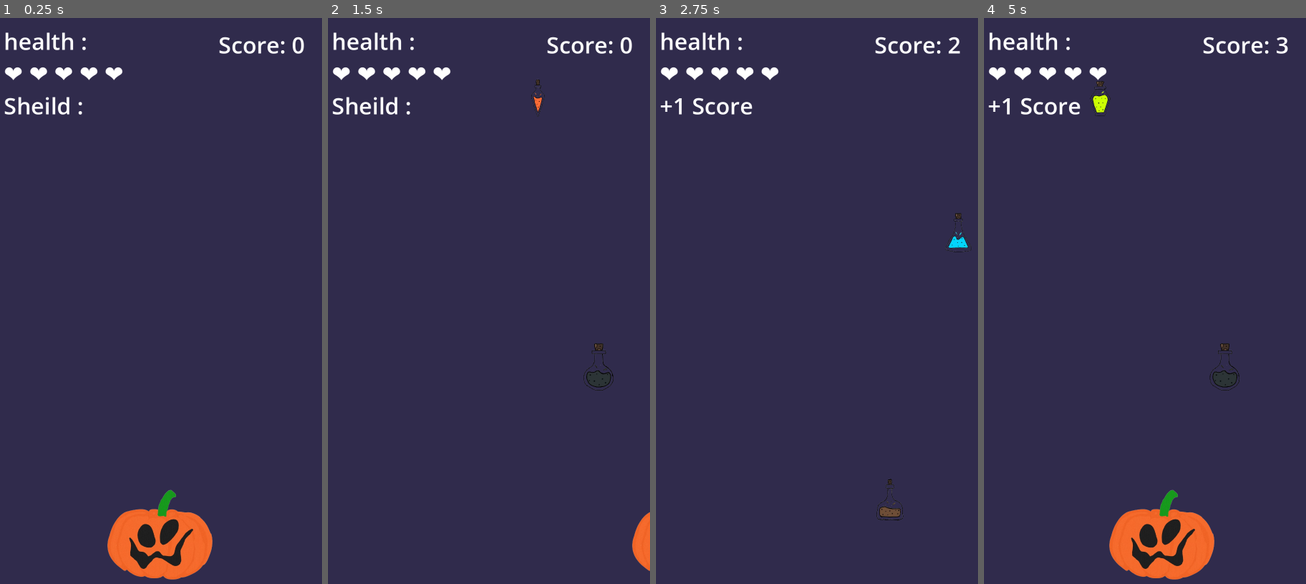
Above: before the commit, frames 1-4 (left to right).
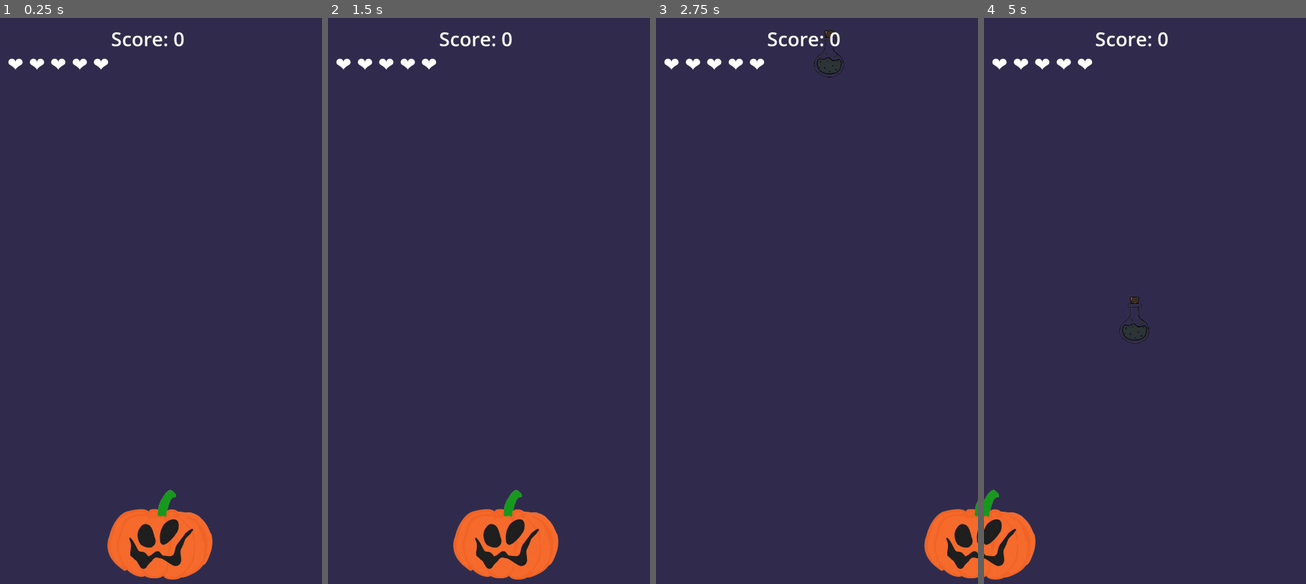
Above: after the commit, the same moments.

Repository: DruvanKarthik/Mr_Pumpkin
Game: Godot game, scene res://Scenes/background.tscn
Same seed, same stepped clock (60 frames per second), same inputs: the game is played once before the commit and once after it.
Inputs:
- Up to frame 1 (0.25 s): no input
- Up to frame 2 (1.5 s): tap Enter at 0.5 s; hold Right (ui_right) 0.53-1.28 s; hold Left (ui_left) from 1.28 s (still down)
- Up to frame 3 (2.75 s): release Left (ui_left) at 2.03 s; hold Right (ui_right) from 2.03 s (still down)
- Up to frame 4 (5 s): release Right (ui_right) at 3.53 s; hold Left (ui_left) from 3.53 s (still down)

The runs differ from the first frame. In frame 1, 1.9% of the frame differs, in the area x 1-95%, y 2-18%; in frame 2, 5.9%; in frame 3, 4.0%; in frame 4, 7.5%, in the area x 0-95%, y 2-100%.

Commit message:
The new scenes for potions is added and teh logic of each potion fuctionality is written down

Diff:
--- a/new-game-project/Scenes/Player.tscn
+++ b/new-game-project/Scenes/Player.tscn
@@ -7,6 +7,7 @@
 
 [sub_resource type="CapsuleShape2D" id="CapsuleShape2D_kyqiw"]
 radius = 11.0
+height = 32.0
 
 [node name="Player" type="CharacterBody2D"]
 script = ExtResource("1_kyqiw")
--- a/new-game-project/Scenes/background.tscn
+++ b/new-game-project/Scenes/background.tscn
@@ -17,40 +17,34 @@
 position = Vector2(45, 146)
 
 [node name="Timer" type="Timer" parent="."]
-wait_time = 0.5
+wait_time = 2.0
 autostart = true
 
-[node name="ScoreLabel" type="Label" parent="."]
-offset_left = 61.0
-offset_top = 3.0
-offset_right = 126.0
-offset_bottom = 26.0
-scale = Vector2(0.4, 0.4)
+[node name="CanvasLayer" type="CanvasLayer" parent="."]
+
+[node name="ScoreLabel" type="Label" parent="CanvasLayer"]
+offset_left = 31.0
+offset_top = 2.0
+offset_right = 92.0
+offset_bottom = 25.0
+scale = Vector2(0.34, 0.34)
 text = "Score: 0"
 label_settings = SubResource("LabelSettings_pojwb")
 
-[node name="HealthLabel" type="Label" parent="."]
-offset_left = 1.0
-offset_top = 2.0
-offset_right = 60.0
-offset_bottom = 25.0
-scale = Vector2(0.4, 0.4)
-text = "health :"
+[node name="LivesLabel" type="Label" parent="CanvasLayer"]
+offset_left = 2.0
+offset_top = 9.0
+offset_right = 46.0
+offset_bottom = 32.0
+scale = Vector2(0.34, 0.34)
+text = "Lives:"
 
-[node name="LivesLabel" type="Label" parent="."]
-offset_left = 1.0
-offset_top = 11.0
-offset_right = 58.0
-offset_bottom = 34.0
-scale = Vector2(0.4, 0.4)
-text = "Lives: 5"
-
-[node name="ShieldLabel" type="Label" parent="."]
-offset_left = 1.0
-offset_top = 20.0
-offset_right = 49.0
-offset_bottom = 43.0
-scale = Vector2(0.4, 0.4)
+[node name="ShieldTimerLabel" type="Label" parent="CanvasLayer"]
+offset_left = 32.0
+offset_top = 18.0
+offset_right = 92.0
+offset_bottom = 41.0
+scale = Vector2(0.34, 0.34)
 text = "Sheild : "
 
 [connection signal="potion_collected" from="Player" to="." method="_on_player_potion_collected"]
--- a/new-game-project/Scenes/potion_brown.tscn
+++ b/new-game-project/Scenes/potion_brown.tscn
@@ -9,6 +9,7 @@
 
 [node name="potion" type="Area2D" groups=["potion"]]
 script = ExtResource("1_y2xka")
+potion_type = "brown"
 
 [node name="1000127578-removebg-preview" type="Sprite2D" parent="."]
 position = Vector2(-1.78814e-07, -0.5)
--- a/new-game-project/Scenes/potion_dark_green.tscn
+++ b/new-game-project/Scenes/potion_dark_green.tscn
@@ -9,6 +9,7 @@
 
 [node name="potion" type="Area2D" groups=["potion"]]
 script = ExtResource("1_35h55")
+potion_type = "dark_green"
 
 [node name="1000127577-removebg-preview" type="Sprite2D" parent="."]
 position = Vector2(-2.26498e-06, 2.38419e-07)
--- a/new-game-project/Scenes/potion_green.tscn
+++ b/new-game-project/Scenes/potion_green.tscn
@@ -9,6 +9,7 @@
 
 [node name="potion" type="Area2D" groups=["potion"]]
 script = ExtResource("1_17bru")
+potion_type = "green"
 
 [node name="1000127571-removebg-preview" type="Sprite2D" parent="."]
 scale = Vector2(0.024, 0.024)
--- a/new-game-project/Scenes/potion_light_blue.tscn
+++ b/new-game-project/Scenes/potion_light_blue.tscn
@@ -9,6 +9,7 @@
 
 [node name="potion" type="Area2D" groups=["potion"]]
 script = ExtResource("1_jfaix")
+potion_type = "light_blue"
 
 [node name="1000127575-removebg-preview" type="Sprite2D" parent="."]
 scale = Vector2(0.025, 0.025)
--- a/new-game-project/Scenes/potion_orange.tscn
+++ b/new-game-project/Scenes/potion_orange.tscn
@@ -9,6 +9,7 @@
 
 [node name="potion" type="Area2D" groups=["potion"]]
 script = ExtResource("1_rfmd3")
+potion_type = "orange"
 
 [node name="1000127577-removebg-preview" type="Sprite2D" parent="."]
 position = Vector2(-2.26498e-06, 2.38419e-07)
--- a/new-game-project/Scenes/potion_purple.tscn
+++ b/new-game-project/Scenes/potion_purple.tscn
@@ -9,6 +9,7 @@
 
 [node name="potion" type="Area2D" groups=["potion"]]
 script = ExtResource("1_risu2")
+potion_type = "purple"
 
 [node name="1000127577-removebg-preview" type="Sprite2D" parent="."]
 position = Vector2(-2.26498e-06, 2.38419e-07)
--- a/new-game-project/Scenes/potion_red.tscn
+++ b/new-game-project/Scenes/potion_red.tscn
@@ -9,6 +9,7 @@
 
 [node name="potion" type="Area2D" groups=["potion"]]
 script = ExtResource("1_3b70j")
+potion_type = "red"
 
 [node name="1000127577-removebg-preview" type="Sprite2D" parent="."]
 position = Vector2(-2.26498e-06, 2.38419e-07)
--- a/new-game-project/Scripts/background.gd
+++ b/new-game-project/Scripts/background.gd
@@ -1,6 +1,5 @@
 extends Node2D
 
-# preload all 8 potion scenes
 var potion_scenes = {
 	"black":      preload("res://Scenes/potion_black.tscn"),
 	"green":      preload("res://Scenes/potion_green.tscn"),
@@ -16,62 +15,116 @@
 
 var score = 0
 var lives = 5
+var shield_countdown = 0.0
+var shield_active = false
 
-@onready var score_label = $ScoreLabel
-@onready var lives_label = $LivesLabel
-@onready var shield_label = $ShieldLabel
+@onready var score_label = $CanvasLayer/ScoreLabel
+@onready var lives_label = $CanvasLayer/LivesLabel
+@onready var shield_timer_label = $CanvasLayer/ShieldTimerLabel
 @onready var player = $Player
+@onready var spawn_timer = $Timer
 
 func _ready():
 	randomize()
+
+	if player == null:
+		print("ERROR: Player node not found!")
+		return
+	if score_label == null:
+		print("ERROR: ScoreLabel not found!")
+		return
+	if lives_label == null:
+		print("ERROR: LivesLabel not found!")
+		return
+	if shield_timer_label == null:
+		print("ERROR: ShieldTimerLabel not found!")
+		return
+
 	player.potion_collected.connect(_on_potion_collected)
 	player.lose_life.connect(_on_lose_life)
+	player.shield_ended.connect(_on_shield_ended)
+
+	shield_timer_label.visible = false
 	update_score()
 	update_lives()
 
+	# set first spawn time
+	spawn_timer.wait_time = randf_range(1.5, 3.0)
+	spawn_timer.start()
+
+func _process(delta):
+	if shield_active:
+		shield_countdown -= delta
+		if shield_countdown <= 0:
+			shield_countdown = 0
+			shield_active = false
+			shield_timer_label.visible = false
+		else:
+			shield_timer_label.text = "🛡 Shield: " + str(snapped(shield_countdown, 0.1)) + "s"
+
 func _on_timer_timeout():
+	# pick random potion type
 	var random_type = potion_types[randi() % potion_types.size()]
 	var new_potion = potion_scenes[random_type].instantiate()
-	var random_x = randf_range(0, get_viewport_rect().size.x)
-	new_potion.position = Vector2(random_x, -50)
+
+	# add to scene first so viewport is accessible
 	add_child(new_potion)
 
+	# get screen size
+	var screen = get_viewport_rect().size
+	var margin = 40
+
+	# spawn at random x across full screen width, random y above screen
+	new_potion.position = Vector2(
+		randf_range(margin, screen.x - margin),
+		randf_range(-100, -30)
+	)
+
+	# randomize next spawn gap so potions never bunch up
+	spawn_timer.wait_time = randf_range(1.5, 3.0)
+	spawn_timer.start()
+
 func _on_potion_collected(potion_type: String):
+	print("=== POTION COLLECTED: ", potion_type, " ===")
+	print("Lives before: ", lives)
+	print("Is shielded: ", player.is_shielded)
 	player.apply_potion(potion_type)
 
 	match potion_type:
 		"black":
 			score += 1
-			show_message("+1 Score", Color(1, 1, 1))
 		"green":
 			score += 10
-			show_message("+10 Score!", Color(0.4, 1.0, 0.4))
 		"purple":
 			lives += 1
 			update_lives()
-			show_message("+1 Life ❤️", Color(0.8, 0.0, 0.8))
 		"light_blue":
+			print("Light blue logic hit!")
 			if not player.is_shielded:
 				lives -= 1
+				print("Lives after: ", lives)
 				update_lives()
-				show_message("Ouch! -1 Life 💧", Color(0.5, 0.8, 1.0))
+			else:
+				print("Player is shielded, no life lost")
 		"brown":
 			score += 5
-			show_message("+5 Score! Size Up!", Color(0.6, 0.3, 0.1))
 		"dark_green":
-			show_message("Speed Boost! 💨", Color(0.0, 0.8, 0.0))
+			pass
 		"red":
 			if player.has_brown:
 				score += 10
-				show_message("+10 Red Bonus!", Color(1.0, 0.0, 0.0))
 			elif not player.is_shielded:
 				lives -= 1
 				update_lives()
-				show_message("Danger! -1 Life!", Color(1.0, 0.0, 0.0))
 		"orange":
-			show_message("Shielded for 10s! 🛡", Color(1.0, 0.5, 0.0))
+			print("Orange logic hit! Activating shield timer")
+			shield_active = true
+			shield_countdown = 10.0
+			shield_timer_label.visible = true
+			shield_timer_label.text = "🛡 Shield: 10s"
 
 	update_score()
+
 	if lives <= 0:
 		game_over()
 
@@ -80,6 +133,10 @@
 	update_lives()
 	if lives <= 0:
 		game_over()
+
+func _on_shield_ended():
+	shield_active = false
+	shield_timer_label.visible = false
 
 func update_score():
 	score_label.text = "Score: " + str(score)
@@ -90,12 +147,6 @@
 		hearts += "❤️ "
 	lives_label.text = hearts
 
-func show_message(text: String, color: Color) -> void:
-	shield_label.text = text
-	shield_label.modulate = color
-	await get_tree().create_timer(1.5).timeout
-	shield_label.text = ""
-
 func game_over():
+	get_tree().paused = true
 	print("Game Over!")
-	get_tree().paused = true
--- a/new-game-project/Scripts/player.gd
+++ b/new-game-project/Scripts/player.gd
@@ -1,55 +1,69 @@
 extends CharacterBody2D
 
 signal potion_collected(potion_type)
+signal lose_life
+signal shield_ended
 
-@export var speed = 100.0
+@export var speed = 200.0
 var has_brown = false
 var is_shielded = false
 var shield_timer = 0.0
 const SHIELD_DURATION = 10.0
+var shield_visual: ColorRect
+
+func _ready():
+	_create_shield_visual()
+
+func _create_shield_visual():
+	shield_visual = ColorRect.new()
+	shield_visual.color = Color(0.3, 0.7, 1.0, 0.25)
+	shield_visual.size = Vector2(80, 80)
+	shield_visual.position = Vector2(-40, -40)
+	shield_visual.visible = false
+	add_child(shield_visual)
 
 func get_input():
 	var input_direction = Input.get_axis("ui_left", "ui_right")
 	velocity = Vector2(input_direction * speed, 0)
 
-func _physics_process(delta):
+func _physics_process(delta: float) -> void:
 	get_input()
 	move_and_slide()
+	_apply_boundary()
+
 	if is_shielded:
 		shield_timer -= delta
 		if shield_timer <= 0:
 			is_shielded = false
-			print("Shield ended")
+			shield_visual.visible = false
+			emit_signal("shield_ended")
 
-func _on_area_2d_area_entered(area):
+func _apply_boundary():
+	var screen_size = get_viewport_rect().size
+	position.x = clamp(position.x, 0, screen_size.x)
+	position.y = clamp(position.y, 0, screen_size.y)
+
+func _on_area_2d_area_entered(area: Area2D) -> void:
+	print("=== COLLISION DETECTED ===")
+	print("Area name: ", area.name)
+	print("Area groups: ", area.get_groups())
+	print("Potion type: ", area.get("potion_type"))
 	if area.is_in_group("potions"):
-		var potion_type = area.potion_type
-		emit_signal("potion_collected", potion_type)
+		var ptype = area.get("potion_type")
+		if ptype != null:
+			emit_signal("potion_collected", ptype)
 		area.queue_free()
 
 func apply_potion(potion_type: String):
 	match potion_type:
-		"black":
-			pass  # just score, handled in background.gd
-		"green":
-			pass  # score bonus, handled in background.gd
-		"purple":
-			pass  # life, handled in background.gd
-		"light_blue":
-			if not is_shielded:
-				emit_signal("lose_life")
 		"brown":
 			has_brown = true
 			scale = Vector2(1.5, 1.5)
+			shield_visual.size = Vector2(110, 110)
+			shield_visual.position = Vector2(-55, -55)
 		"dark_green":
 			speed += 100.0
-			print("Speed is now: ", speed)
-		"red":
-			if not has_brown and not is_shielded:
-				emit_signal("lose_life")
 		"orange":
 			is_shielded = true
 			shield_timer = SHIELD_DURATION
-			print("Shield active!")
-
-signal lose_life
+			shield_visual.visible = true
--- a/new-game-project/Scripts/potion.gd
+++ b/new-game-project/Scripts/potion.gd
@@ -1,7 +1,7 @@
 extends Area2D
 
 @export var potion_type: String = "black"
-@export var speed = 150.0
+@export var speed = 80.0
 
 func _ready():
 	add_to_group("potions")
